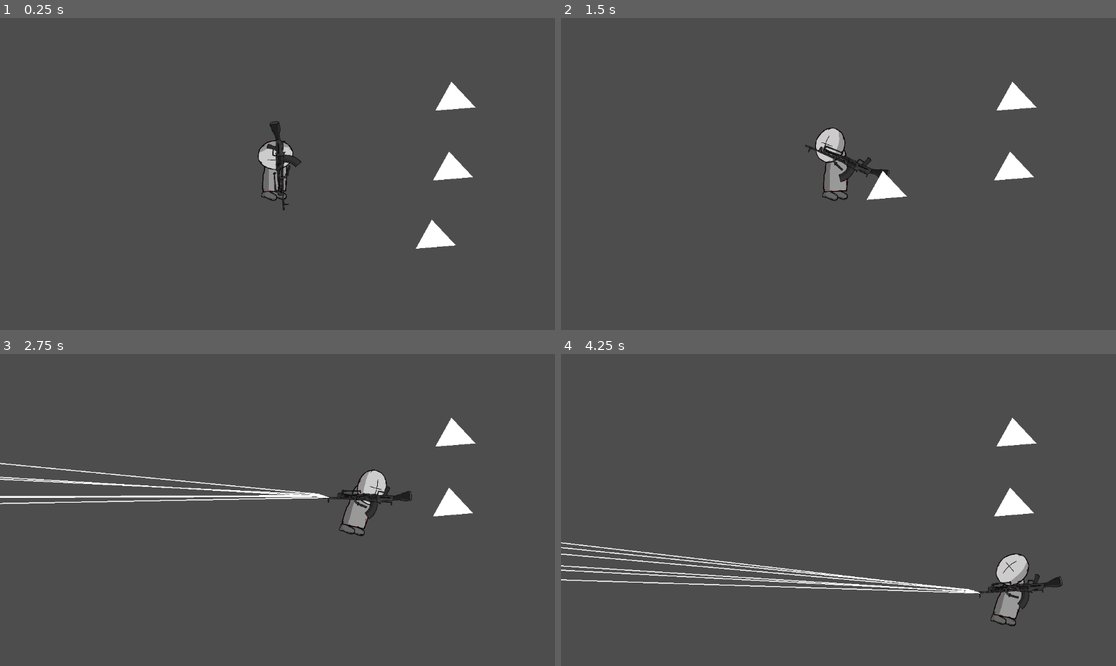
Above: before the commit, frames 1-4 (two rows, left to right).
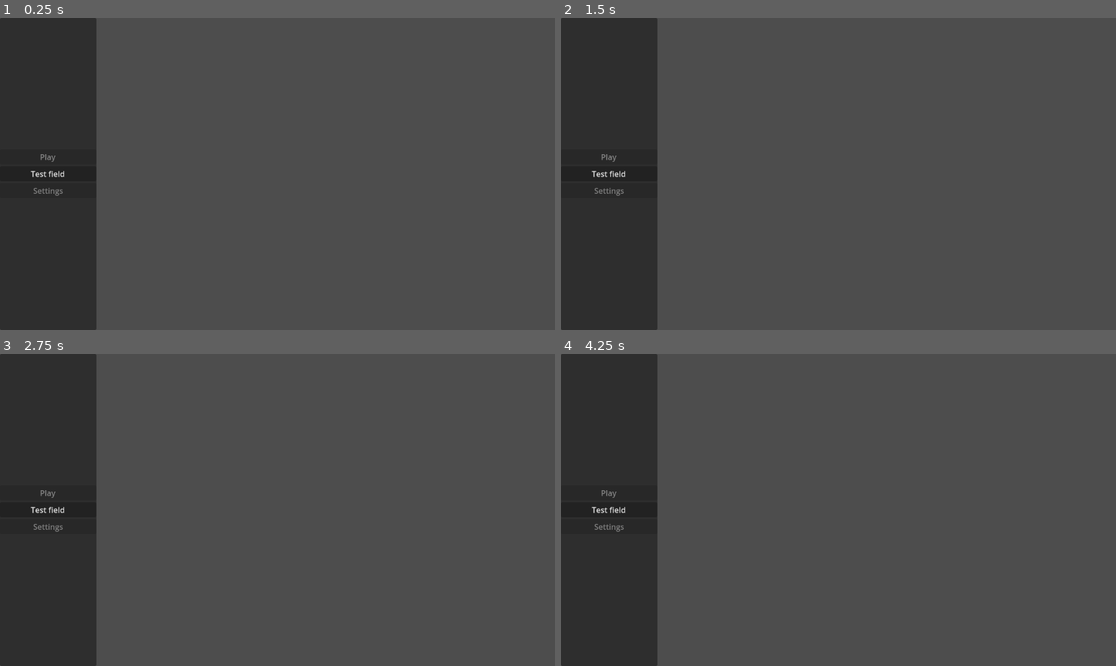
Above: after the commit, the same moments.

Repository: Iviv122/Swiatlowod
Game: Godot game, scene res://main.tscn
Two runs of this game, one before a commit and one after it. Both use one fixed random seed, a clock stepped at 60 frames per second and the inputs below. Before the commit the project starts from res://scenes/gameplay.tscn.
Inputs (mouse positions are in pixels of both pictures, inside the frame that each line leads up to):
- Up to frame 1 (0.25 s): no input
- Up to frame 2 (1.5 s): click (610, 174) at 0.5 s, where only the run after the commit has a clickable "Test field"; click (649, 83) at 1.25 s, where only the run after the commit has a clickable "Back"
- Up to frame 3 (2.75 s): tap Enter at 2 s; move the mouse to (399, 494) at 2.02 s; press the mouse at (399, 494) at 2.03 s; hold D (right) from 2.03 s (still down)
- Up to frame 4 (4.25 s): move the mouse to (727, 525) at 2.77 s; release D (right) at 2.78 s; release the mouse at (727, 525) at 2.78 s; hold Down (down) 2.78-3.53 s; click (727, 525) at 2.85 s; move the mouse to (894, 441) at 3.52 s; press the mouse at (894, 441) at 3.53 s; hold D (right) from 3.53 s (still down)

The runs differ from the first frame. In frame 1, 19% of the frame differs, in the area x 0-86%, y 0-100%; in frame 2, 19%; in frame 3, 20%; in frame 4, 21%, in the area x 0-91%, y 0-100%.

Commit message:
weapong pos between hands

Diff:
--- a/assets/player/player_pack_gun.tscn
+++ b/assets/player/player_pack_gun.tscn
@@ -1,13 +1,14 @@
-[gd_scene load_steps=13 format=3 uid="uid://uvoj4shclb3a"]
+[gd_scene load_steps=14 format=3 uid="uid://uvoj4shclb3a"]
 
 [ext_resource type="Texture2D" uid="uid://dxr2hvmgmqrxj" path="res://raw_assets/leg.png" id="1_mowxb"]
 [ext_resource type="Texture2D" uid="uid://bcybb5yoom05u" path="res://raw_assets/body.png" id="2_abrf3"]
 [ext_resource type="Script" uid="uid://84ey01ams5xy" path="res://objects/player/torso_movement.gd" id="3_6fwas"]
+[ext_resource type="Script" uid="uid://bywpc1jdu8wu6" path="res://objects/player/gun_holder.gd" id="5_abrf3"]
 [ext_resource type="Script" uid="uid://w5lwre75jjcp" path="res://objects/player/legs_movement.gd" id="5_km2es"]
 [ext_resource type="Texture2D" uid="uid://ciy71eeti6u3b" path="res://raw_assets/head.png" id="8_cpa5h"]
-[ext_resource type="Script" uid="uid://b7cui0a6xjwgu" path="res://objects/gun_sprite.gd" id="8_p6iwn"]
+[ext_resource type="Script" uid="uid://b7cui0a6xjwgu" path="res://objects/player_gun/gun_sprite.gd" id="8_p6iwn"]
 [ext_resource type="Script" uid="uid://geuq4ne3nt4k" path="res://objects/player/head_movement.gd" id="9_bfw8s"]
-[ext_resource type="Script" uid="uid://b3u1kvkolnl45" path="res://objects/gunshoot.gd" id="9_q1gb7"]
+[ext_resource type="Script" uid="uid://b3u1kvkolnl45" path="res://objects/player_gun/gunshoot.gd" id="9_q1gb7"]
 [ext_resource type="Script" uid="uid://dyn3cmlils2wa" path="res://objects/player/player_movement.gd" id="10_dk2kp"]
 [ext_resource type="Resource" uid="uid://du6agdna6cwv8" path="res://assets/mlg_gun.res" id="10_mowxb"]
 [ext_resource type="Texture2D" uid="uid://dnhnbl6j2hkqi" path="res://raw_assets/gun.png" id="11_a6m67"]
@@ -60,8 +61,21 @@
 [node name="rightleg" type="Node2D" parent="torso"]
 position = Vector2(-60, 259.99997)
 
-[node name="gun_pivot" type="Node2D" parent="torso"]
+[node name="gun_pivot" type="Node2D" parent="torso" node_paths=PackedStringArray("left_hand_pivot", "right_hand_pivot")]
 position = Vector2(95, -44.999992)
+script = ExtResource("5_abrf3")
+left_hand_pivot = NodePath("../left_hand")
+right_hand_pivot = NodePath("../right_hand")
+x_offset = 15.0
+metadata/_custom_type_script = "uid://bywpc1jdu8wu6"
+
+[node name="left_hand" type="Node2D" parent="torso"]
+position = Vector2(-154.99997, 14.999996)
+scale = Vector2(5, 5)
+
+[node name="right_hand" type="Node2D" parent="torso"]
+position = Vector2(160, 15.000002)
+scale = Vector2(5, 5)
 
 [node name="Head" type="Sprite2D" parent="." node_paths=PackedStringArray("pivot")]
 position = Vector2(0, -45)
--- /dev/null
+++ b/main.tscn
@@ -0,0 +1,11 @@
+[gd_scene load_steps=3 format=3 uid="uid://dkq3lvv0mgyuh"]
+
+[ext_resource type="Script" uid="uid://dtllu7rs3tomu" path="res://objects/general/scene_loader.gd" id="1_ig7tw"]
+[ext_resource type="PackedScene" uid="uid://bwetge866k1rt" path="res://scenes/main_menu.tscn" id="2_0xm2m"]
+
+[node name="Main" type="Node2D"]
+
+[node name="SceneLoader" type="Node2D" parent="."]
+script = ExtResource("1_ig7tw")
+StartScene = ExtResource("2_0xm2m")
+metadata/_custom_type_script = "uid://dtllu7rs3tomu"
--- /dev/null
+++ b/objects/general/load_scene.gd
@@ -0,0 +1,10 @@
+extends Button
+class_name LoadScene
+
+@export var scene : PackedScene
+
+func load_scene() -> void:
+	get_tree().call_group("load_scene","load_scene",scene)
+
+func _pressed() -> void:
+	load_scene()
--- /dev/null
+++ b/objects/general/load_scene_name.gd
@@ -0,0 +1,10 @@
+extends Button
+class_name LoadSceneName
+
+@export var scene_name : String
+
+func load_scene() -> void:
+	get_tree().call_group("load_scene","load_scene",load(scene_name))
+
+func _pressed() -> void:
+	load_scene()
--- /dev/null
+++ b/objects/general/scene_loader.gd
@@ -0,0 +1,14 @@
+extends Node
+class_name GameManager
+
+@export var StartScene : PackedScene
+
+func _ready():
+	add_to_group("load_scene")
+	add_child(StartScene.instantiate())
+
+func load_scene(scene : PackedScene):
+	for i in get_children():
+		i.queue_free()
+
+	add_child(scene.instantiate())
--- a/objects/player/gun_holder.gd
+++ b/objects/player/gun_holder.gd
@@ -4,6 +4,16 @@
 @export var left_hand_pivot : Node2D
 @export var right_hand_pivot : Node2D
 
+@export var x_offset : float
+@export var y_offset : float
+
+var weapon_pos : Vector2
+
+func _process(_delta):
+    weapon_pos = (right_hand_pivot.global_position - left_hand_pivot.global_position)/2
+
+    weapon_pos.x += x_offset
+    weapon_pos.y += y_offset
 
 # aim
 # gun dir
--- a/objects/gun_sprite.gd
+++ b/objects/player_gun/gun_sprite.gd
@@ -1,7 +1,7 @@
 extends Sprite2D
 class_name GunSprite
 
-@export var pivot : Node2D
+@export var pivot : GunHolder
 @export var speed  :float
 @export var rotate_speed : float
 @export var posy_on_shot : float
@@ -21,12 +21,13 @@
 	var dir = get_global_mouse_position()-global_position
 	var l = dir.length()
 
+	var pos = pivot.global_position + pivot.weapon_pos
+
 	if l >max_offset*max_offset:
-		global_position = global_position.move_toward(pivot.global_position,speed*speed*delta*2)
+		global_position = global_position.move_toward(pos,speed*speed*delta*2)
 	elif l >max_offset:
-		global_position = global_position.move_toward(pivot.global_position,speed*delta*2)
+		global_position = global_position.move_toward(pos,speed*delta*2)
 	else:
-		global_position = global_position.move_toward(pivot.global_position,delta*speed/2)
+		global_position = global_position.move_toward(pos,delta*speed/2)
 
-	rotation = rotate_toward(rotation,dir.angle(),rotate_speed*delta)
-	rotation += pivot.rotation
+	rotation =  rotate_toward(rotation,dir.angle()+pivot.weapon_pos.angle(),rotate_speed*delta)
--- a/project.godot
+++ b/project.godot
@@ -11,13 +11,17 @@
 [application]
 
 config/name="Swiatlowod"
-run/main_scene="uid://2sdw3p1j1ecu"
+run/main_scene="uid://dkq3lvv0mgyuh"
 config/features=PackedStringArray("4.5", "GL Compatibility")
 config/icon="res://icon.svg"
 
 [editor_plugins]
 
 enabled=PackedStringArray("res://addons/godot_super-wakatime/plugin.cfg")
+
+[global_group]
+
+load_scene=""
 
 [input]
 
--- a/scenes/main_menu.tscn
+++ b/scenes/main_menu.tscn
@@ -1,3 +1,41 @@
-[gd_scene format=3 uid="uid://bwetge866k1rt"]
+[gd_scene load_steps=3 format=3 uid="uid://bwetge866k1rt"]
+
+[ext_resource type="Script" uid="uid://da25lopd4vtr5" path="res://objects/general/load_scene.gd" id="1_l6cm7"]
+[ext_resource type="PackedScene" uid="uid://2sdw3p1j1ecu" path="res://scenes/test_field.tscn" id="2_ekxnf"]
 
 [node name="Node2D" type="Node2D"]
+
+[node name="CanvasLayer" type="CanvasLayer" parent="."]
+
+[node name="Panel" type="Panel" parent="CanvasLayer"]
+custom_minimum_size = Vector2(200, 0)
+anchors_preset = 9
+anchor_bottom = 1.0
+grow_vertical = 2
+
+[node name="VBoxContainer" type="VBoxContainer" parent="CanvasLayer/Panel"]
+layout_mode = 1
+anchors_preset = 15
+anchor_right = 1.0
+anchor_bottom = 1.0
+grow_horizontal = 2
+grow_vertical = 2
+alignment = 1
+
+[node name="play" type="Button" parent="CanvasLayer/Panel/VBoxContainer"]
+layout_mode = 2
+disabled = true
+text = "Play"
+
+[node name="demo field" type="Button" parent="CanvasLayer/Panel/VBoxContainer"]
+layout_mode = 2
+text = "Test field
+"
+script = ExtResource("1_l6cm7")
+scene = ExtResource("2_ekxnf")
+metadata/_custom_type_script = "uid://da25lopd4vtr5"
+
+[node name="Settings" type="Button" parent="CanvasLayer/Panel/VBoxContainer"]
+layout_mode = 2
+disabled = true
+text = "Settings"
--- a/scenes/gameplay.tscn
+++ b/scenes/test_field.tscn
@@ -1,14 +1,15 @@
-[gd_scene load_steps=4 format=3 uid="uid://2sdw3p1j1ecu"]
+[gd_scene load_steps=5 format=3 uid="uid://2sdw3p1j1ecu"]
 
-[ext_resource type="PackedScene" uid="uid://uvoj4shclb3a" path="res://assets/player/player_pack_gun.tscn" id="1_7biu0"]
-[ext_resource type="Script" uid="uid://b6plx7fbkhm6j" path="res://objects/enemy/enemy.gd" id="2_00tan"]
-[ext_resource type="Script" uid="uid://do6lkfos8ot3" path="res://objects/enemy/moving_enemy.gd" id="2_l1v76"]
+[ext_resource type="PackedScene" uid="uid://uvoj4shclb3a" path="res://assets/player/player_pack_gun.tscn" id="1_xwt66"]
+[ext_resource type="Script" uid="uid://do6lkfos8ot3" path="res://objects/enemy/moving_enemy.gd" id="2_wtn2h"]
+[ext_resource type="Script" uid="uid://b6plx7fbkhm6j" path="res://objects/enemy/enemy.gd" id="3_7itsv"]
+[ext_resource type="Script" uid="uid://4f1ihyeu03lp" path="res://objects/general/load_scene_name.gd" id="4_wtn2h"]
 
 [node name="Node2D" type="Node2D"]
 
 [node name="Camera2D" type="Camera2D" parent="."]
 
-[node name="PlayerPack" parent="." instance=ExtResource("1_7biu0")]
+[node name="PlayerPack" parent="." instance=ExtResource("1_xwt66")]
 position = Vector2(-5, -9)
 
 [node name="StaticBody2D" type="StaticBody2D" parent="."]
@@ -52,4 +53,13 @@
 [node name="CollisionPolygon2D" type="CollisionPolygon2D" parent="static_enemy"]
 polygon = PackedVector2Array(-5, -42.737, 44.95, 10.553, -38.375, 17.483)
 
+[node name="LoadScene" type="Button" parent="."]
+offset_left = -414.0
+offset_top = -204.0
+offset_right = -369.0
+offset_bottom = -173.0
+text = "Back"
+script = ExtResource("4_wtn2h")
+scene_name = "res://scenes/main_menu.tscn"
+
 [editable path="PlayerPack"]
Not shown, added: objects/general/load_scene.gd.uid
Not shown, added: objects/general/load_scene_name.gd.uid
Not shown, added: objects/general/scene_loader.gd.uid
Renamed: objects/gun.gd -> objects/player_gun/gun.gd
Renamed: objects/gun.gd.uid -> objects/player_gun/gun.gd.uid
Renamed: objects/gun_sprite.gd.uid -> objects/player_gun/gun_sprite.gd.uid
Renamed: objects/gunshoot.gd -> objects/player_gun/gunshoot.gd
Renamed: objects/gunshoot.gd.uid -> objects/player_gun/gunshoot.gd.uid
Not shown: 2 places in scenes/test_field.tscn that only renumber resources
Not shown, added: assets/mlg_gun.res.depren
